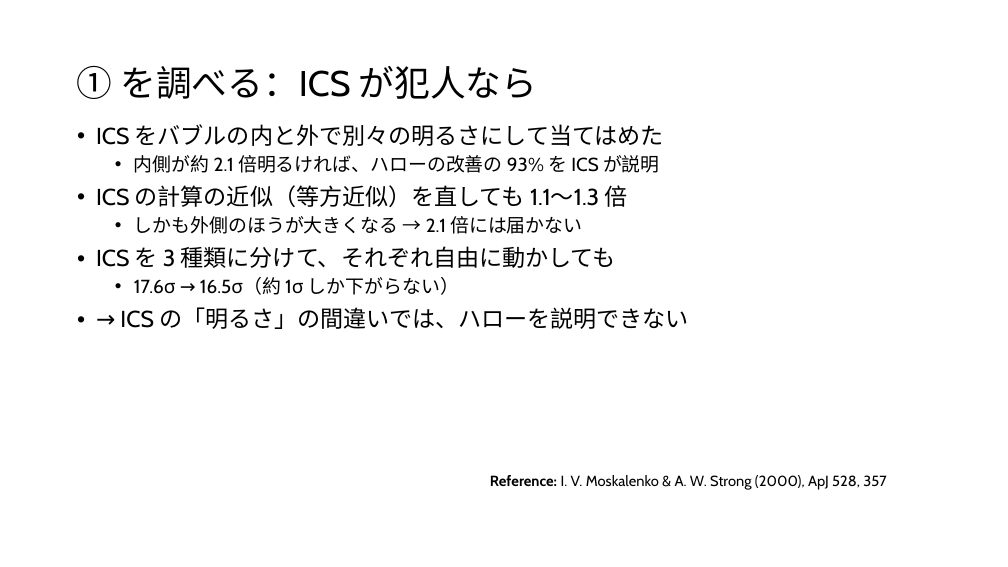
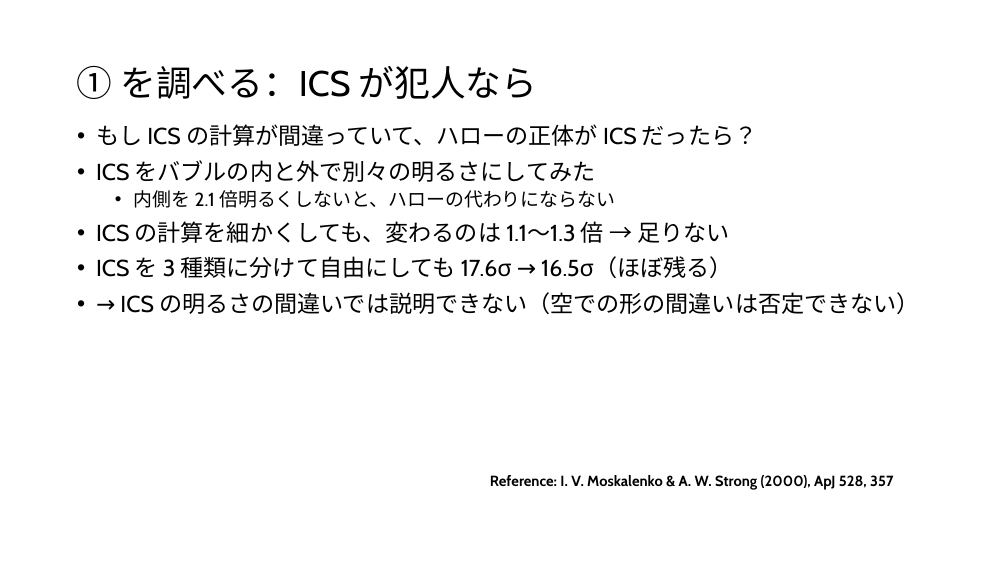
Before and after one commit to Mikann20041029/darkmatter-slides, a slide deck: slide 25 of slides/2026-10-03_研究進捗報告_claude_夕方版.pptx. Drawn at 1008x567 pixels with LibreOffice and Linux fonts; fonts in the diff are those of the drawing. Boxes give left, top, right and bottom in pixels: in the first picture for what was removed or moved away, otherwise in the second. Text is boxed around its words. In the diff, an @@ line names an element or a change of style, - is before the commit and + after.

```diff
--- a/slides/2026-10-03_研究進捗報告_claude_夕方版.pptx
+++ b/slides/2026-10-03_研究進捗報告_claude_夕方版.pptx
@@ text at (96, 124, 919, 314): text changed @@
-• ICS をバブルの内と外で別々の明るさにして当てはめた
-  • 内側が約 2.1 倍明るければ、ハローの改善の 93% を ICS が説明
-• ICS の計算の近似（等方近似）を直しても 1.1〜1.3 倍
-  • しかも外側のほうが大きくなる → 2.1 倍には届かない
-• ICS を 3 種類に分けて、それぞれ自由に動かしても
-  • 17.6σ → 16.5σ（約 1σ しか下がらない）
-• → ICS の「明るさ」の間違いでは、ハローを説明できない
+• もし ICS の計算が間違っていて、ハローの正体が ICS だったら？
+• ICS をバブルの内と外で別々の明るさにしてみた
+  • 内側を 2.1 倍明るくしないと、ハローの代わりにならない
+• ICS の計算を細かくしても、変わるのは 1.1〜1.3 倍 → 足りない
+• ICS を 3 種類に分けて自由にしても 17.6σ → 16.5σ（ほぼ残る）
+• → ICS の明るさの間違いでは説明できない（空での形の間違いは否定できない）
@@ text "Reference: I. V. Moskalenko & ..." at (490, 475, 893, 490): bold on in "I. V. Moskalenko & A. W. Strong ..." @@
```
Also in this commit, not shown: 26 other slides changed, 1 slide added.
